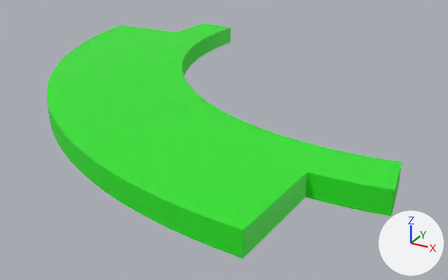
The Blender file Assets/Objects/GameSections/ApartmentsArea/Optimised-[New]/ApartmentsArea.blend as it was, and as the next commit left it.
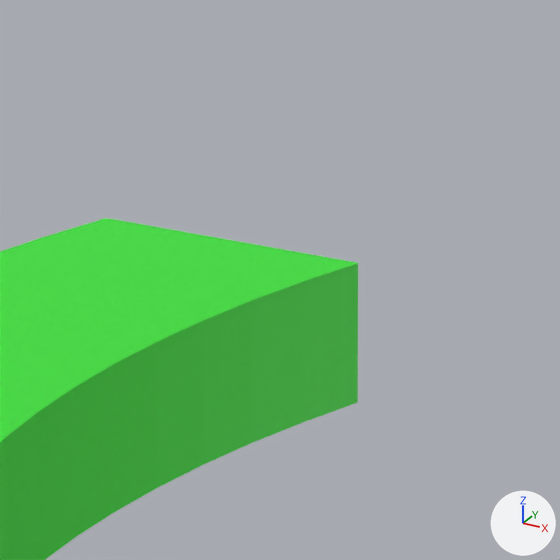
The first picture shows the older version from a 50 mm camera at (18.4, -102.1, 32.3) aimed at (-23.0, -26.9, -5.3). The close-ups show both versions on the part from 43% to 56% of the width and 0% to 21% of the height of that picture; other places that the commit changed are outside them. The axes (+X, +Y, +Z) are drawn at lower right. The lights are the same throughout.
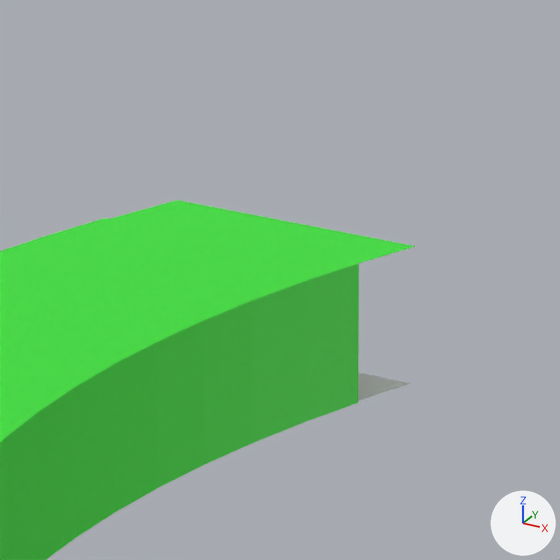
Pixel boxes (x1, y1, x2, y2) of what changed, in the close-ups (560 x 560 px):
'Circle.002', reshaped: before (0, 219, 358, 442); after (0, 200, 415, 442)
'Circle.003', modifiers changed: before (0, 291, 358, 560); after (0, 291, 359, 560)
'Circle.004', reshaped (not visible before): after (358, 372, 411, 401)
part 1 of me_circle_010, added (green): after (111, 200, 415, 263)

Patch to the scene script:
```diff
--- a/Assets/Objects/GameSections/ApartmentsArea/Optimised-[New]/ApartmentsArea.blend.py
+++ b/Assets/Objects/GameSections/ApartmentsArea/Optimised-[New]/ApartmentsArea.blend.py
@@ me_circle_010 @@
 me_circle_010.from_pydata(...)  # 78 vertices, 38 faces; spans x -1.166..0.171, y -1.166..0.171, z 3.0
 # used by ob_circle_002; location = (0.0, 0.0, 0.0); scale = (40.0, 40.0, 1.0)
 # verts and faces of me_circle_010; kept vertices keep their numbers, new ones are numbered from 78
 # before: 61 (-0.987, 0.146, 3.0), 64 (-1.153, 0.171, 3.0)
+# me_circle_010 part 1
+verts[78] = (-0.978, 0.195, 3.0)
+verts[79] = (-1.143, 0.227, 3.0)
+faces += [(61, 78, 79, 64)]
 me_circle_010.materials.append(mat_marble_001)
@@ me_circle_005 @@
 me_circle_005.from_pydata(...)  # 78 vertices, 38 faces; spans x -1.167..0.171, y -1.167..0.171, z 0.0
 # used by ob_circle_004; location = (0.0, 0.0, 0.0); scale = (40.0, 40.0, 1.0)
 # verts and faces of me_circle_005; kept vertices keep their numbers, new ones are numbered from 78
 # before: 0 (-0.989, 0.147, 0.0), 51 (-1.154, 0.171, 0.0)
-me_circle_005.materials.append(mat_marble_001)  # green #2be726
+# me_circle_005 part 2
+verts[78] = (-0.981, 0.195, 0.0)
+verts[79] = (-1.144, 0.228, 0.0)
+faces += [(0, 78, 79, 51)]
@@ ob_circle_003 @@
 _m = ob_circle_003.modifiers.new('Solidify', 'SOLIDIFY')
-_m.thickness = 0.008
-_m.offset = 0.5
+_m.thickness = 0.005
+_m.offset = 0.0
+_m.use_even_offset = True
 _m.nonmanifold_thickness_mode = 'FIXED'
```
